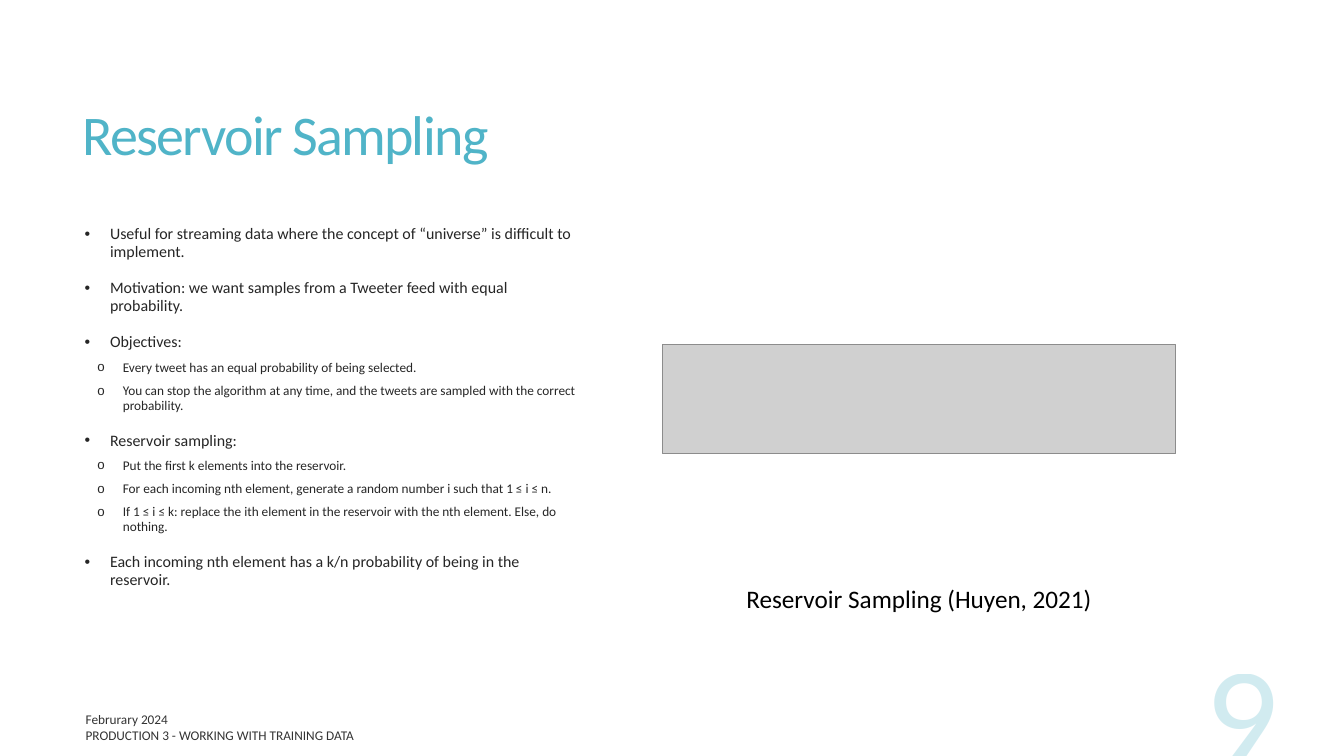
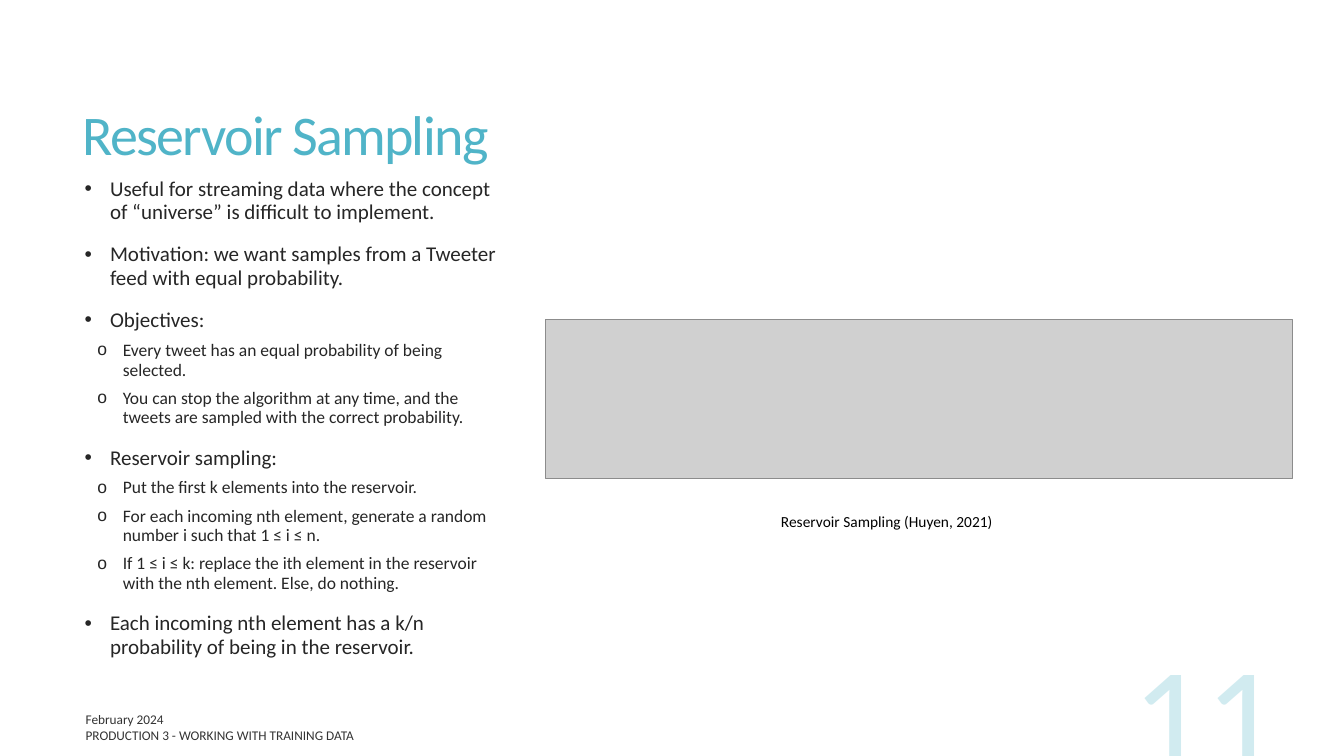
Before and after one commit to UofT-DSI/production, a slide deck: slide 11 of docs/part_3/production_3.pptx (slide 9 before the commit). Drawn at 1344x756 pixels with LibreOffice and Linux fonts; fonts in the diff are those of the drawing; grey boxes stand for pictures. Boxes give left, top, right and bottom in pixels: in the first picture for what was removed or moved away, otherwise in the second. Text is boxed around its words. In the diff, an @@ line names an element or a change of style, - is before the commit and + after.

```diff
--- a/docs/part_3/production_3.pptx
+++ b/docs/part_3/production_3.pptx
@@ text "Useful for streaming data where ...": place and size @@
-text "Useful for streaming data where ..." at (110,227,575,585)
+text "Useful for streaming data where ..." at (110,181,496,658)
@@ text "Useful for streaming data where ..." at (110,181,496,658): size 11.4 to 15 pt in "Useful for streaming data where the concept ...", "Motivation: we want samples from a Tweeter ...", "Objectives:", "Reservoir sampling:" and 1 more places; size 9.5 to 12.5 pt in "Every tweet has an equal probability of ...", "You can stop the algorithm at any ...", "Put the first k elements into the ...", "For each incoming nth element, generate a ..." and 1 more places @@
@@ picture: place and size @@
-picture at (662,345,1177,454)
+picture at (545,320,1294,479)
@@ text "Reservoir Sampling (Huyen, 2021)": place and size @@
-text "Reservoir Sampling (Huyen, 2021)" at (746,589,1092,613)
+text "Reservoir Sampling (Huyen, 2021)" at (781,516,992,530)
@@ text "Reservoir Sampling (Huyen, 2021)" at (781,516,992,530): size 18 to 11 pt @@
@@ page number at (966,648,1289,756): text changed @@
-9
+11
@@ text at (86,715,164,726): text changed @@
-Februrary 2024
+February 2024
```
Also in this commit, not shown: 23 other slides changed, 4 slides added, 11 other files.
